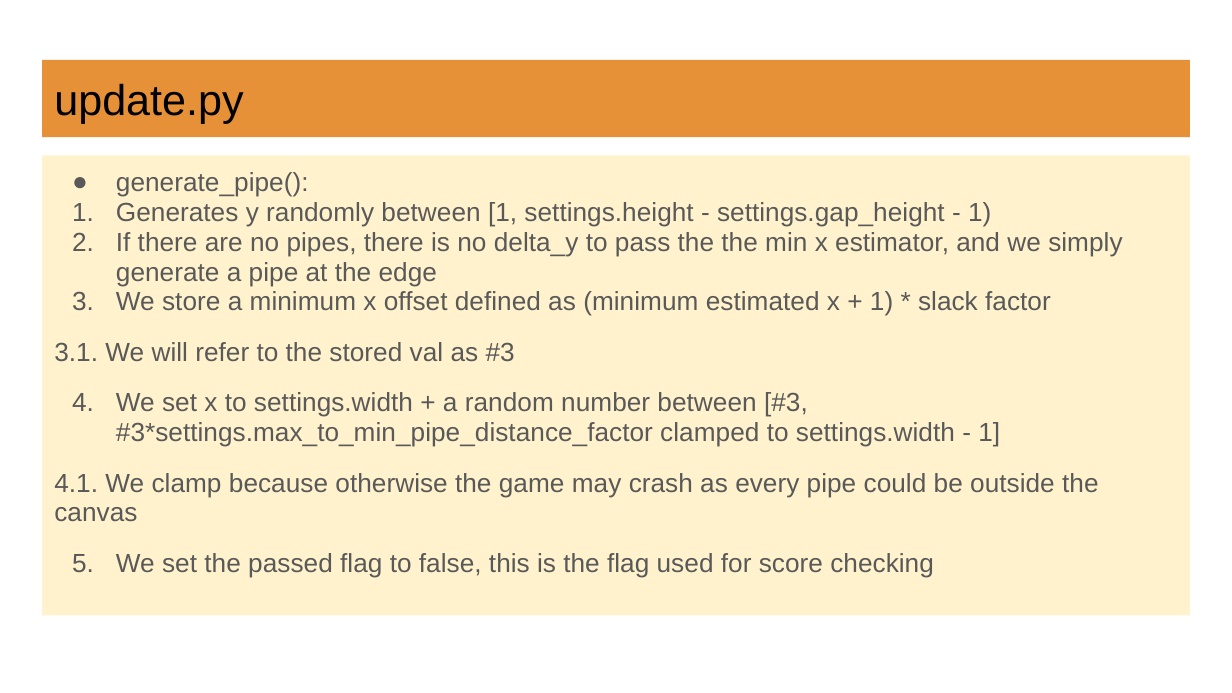
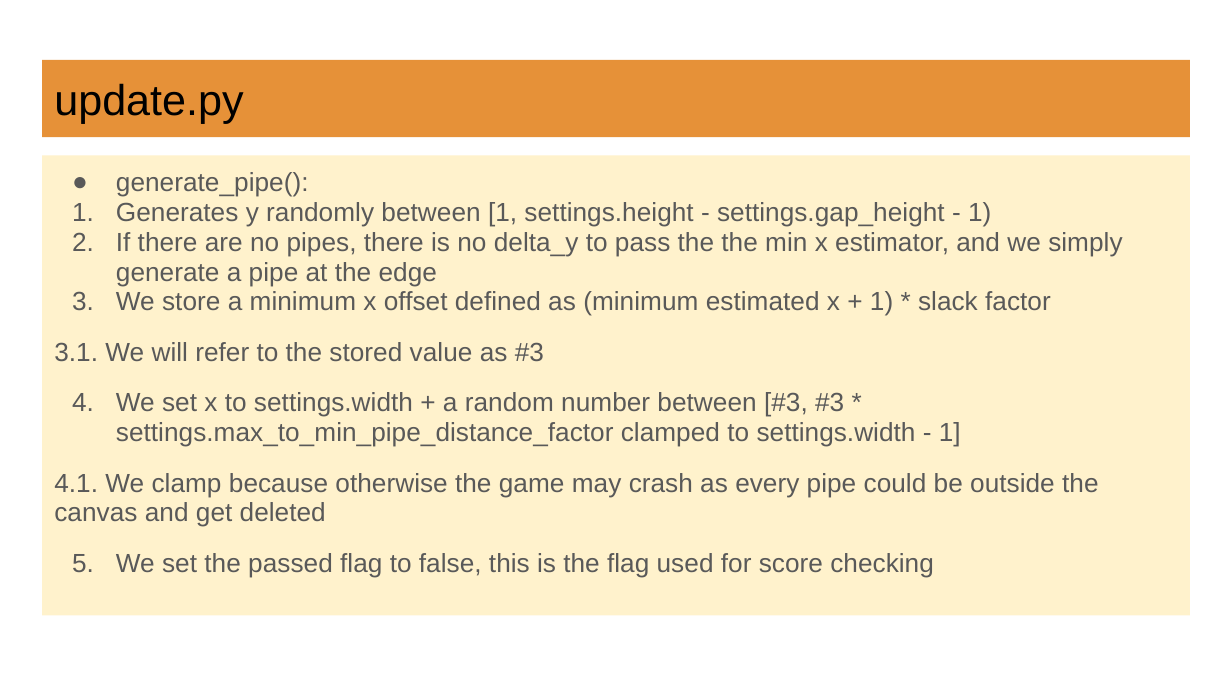
Before and after one commit to Rusomati/flappy_bird, a slide deck: slide 28 of flappy bird documentation.pptx. Drawn at 1232x693 pixels with LibreOffice and Linux fonts; fonts in the diff are those of the drawing. Boxes give left, top, right and bottom in pixels: in the first picture for what was removed or moved away, otherwise in the second. Text is boxed around its words. In the diff, an @@ line names an element or a change of style, - is before the commit and + after.

```diff
--- a/flappy bird documentation.pptx
+++ b/flappy bird documentation.pptx
@@ text at [54,342,1098,527]: text changed @@
-3.1. We will refer to the stored val as #3
-1. We set x to settings.width + a random number between [#3, #3*settings.max_to_min_pipe_distance_factor clamped to settings.width - 1]
-4.1. We clamp because otherwise the game may crash as every pipe could be outside the canvas
+3.1. We will refer to the stored value as #3
+1. We set x to settings.width + a random number between [#3, #3 * settings.max_to_min_pipe_distance_factor clamped to settings.width - 1]
+4.1. We clamp because otherwise the game may crash as every pipe could be outside the canvas and get deleted
```
Also in this commit, not shown: 23 other slides changed, 1 other file.
